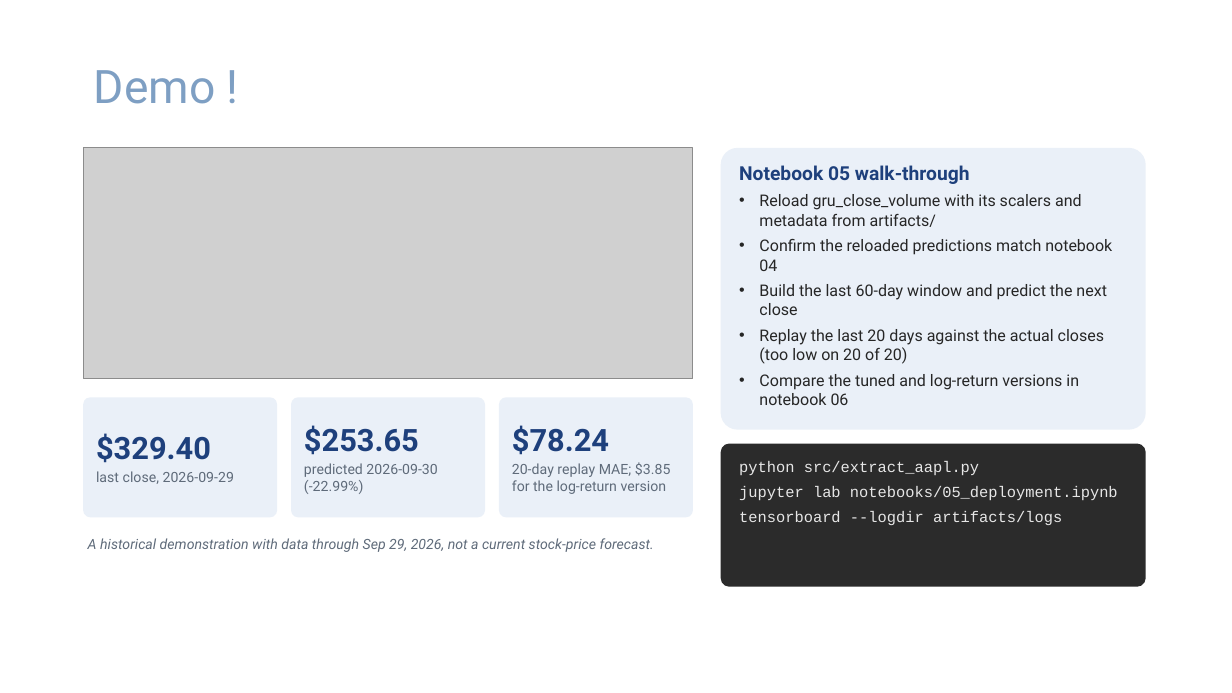
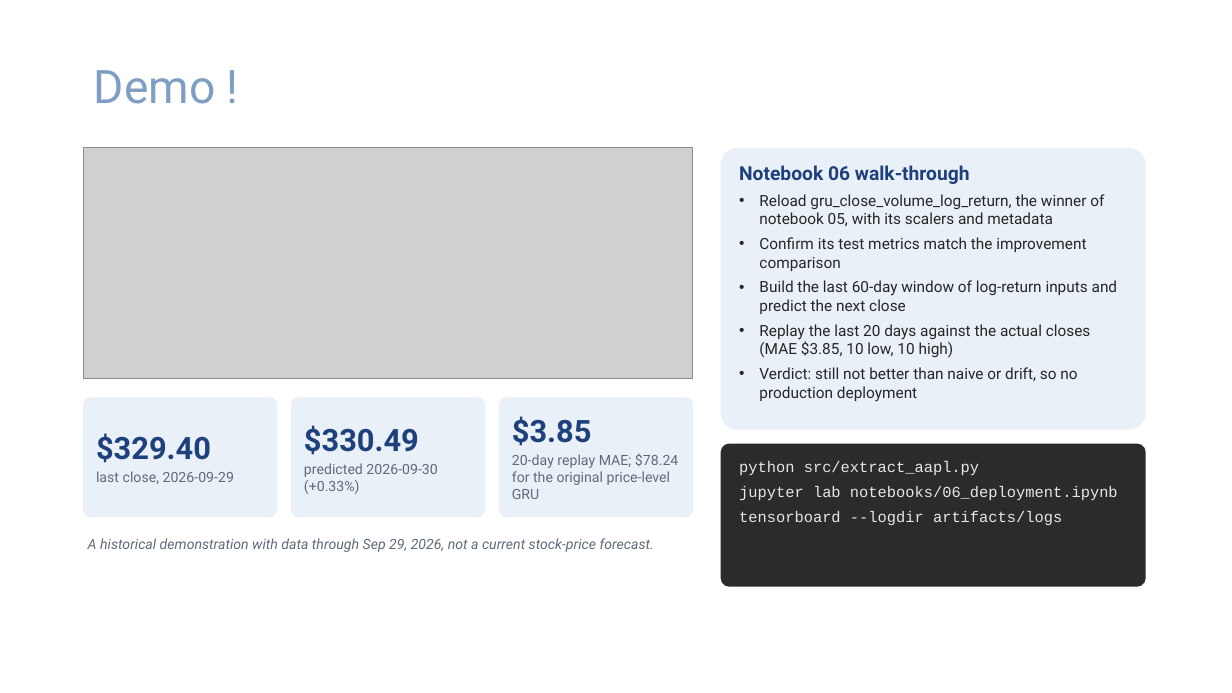
Before and after one commit to wences-psu/Stock_Price_DL, a slide deck: slide 17 of docs/Team7_AAPL_Deep_Learning_Presentation.pptx. Drawn at 1232x693 pixels with LibreOffice and Linux fonts; fonts in the diff are those of the drawing; grey boxes stand for pictures; background and template pictures are left out. Boxes give left, top, right and bottom in pixels: in the first picture for what was removed or moved away, otherwise in the second. Text is boxed around its words. In the diff, an @@ line names an element or a change of style, - is before the commit and + after.

Commit message:
Deploy the log-return GRU; make improvements a CRISP-DM iteration before deployment

```diff
--- a/docs/Team7_AAPL_Deep_Learning_Presentation.pptx
+++ b/docs/Team7_AAPL_Deep_Learning_Presentation.pptx
@@ text at (739, 165, 1118, 402): text changed; size 12.5 to 12 pt @@
-Notebook 05 walk-through
-• Reload gru_close_volume with its scalers and metadata from artifacts/
-• Confirm the reloaded predictions match notebook 04
-• Build the last 60-day window and predict the next close
-• Replay the last 20 days against the actual closes (too low on 20 of 20)
-• Compare the tuned and log-return versions in notebook 06
+Notebook 06 walk-through
+• Reload gru_close_volume_log_return, the winner of notebook 05, with its scalers and metadata
+• Confirm its test metrics match the improvement comparison
+• Build the last 60-day window of log-return inputs and predict the next close
+• Replay the last 20 days against the actual closes (MAE $3.85, 10 low, 10 high)
+• Verdict: still not better than naive or drift, so no production deployment
@@ text at (512, 416, 678, 499): text changed @@
-$78.24
-20-day replay MAE; $3.85 for the log-return version
+$3.85
+20-day replay MAE; $78.24 for the original price-level GRU
@@ text at (304, 425, 437, 494): text changed @@
-$253.65
-predicted 2026-09-30 (-22.99%)
+$330.49
+predicted 2026-09-30 (+0.33%)
```
Also in this commit, not shown: 9 other slides changed, 17 other files.
